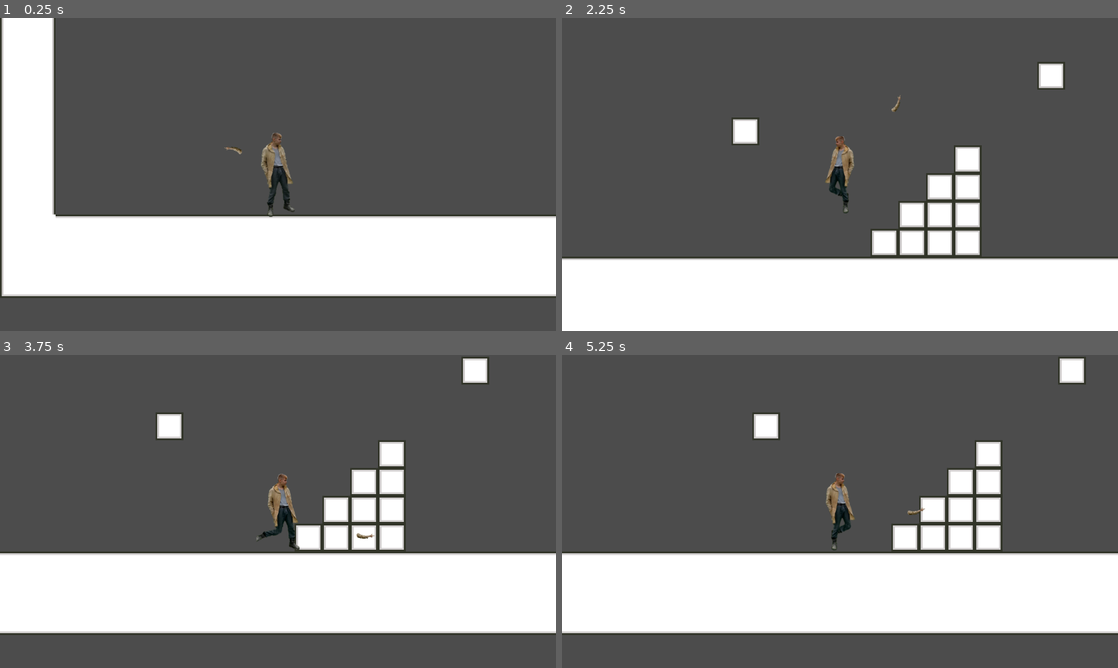
Above: before the commit, frames 1-4 (two rows, left to right).
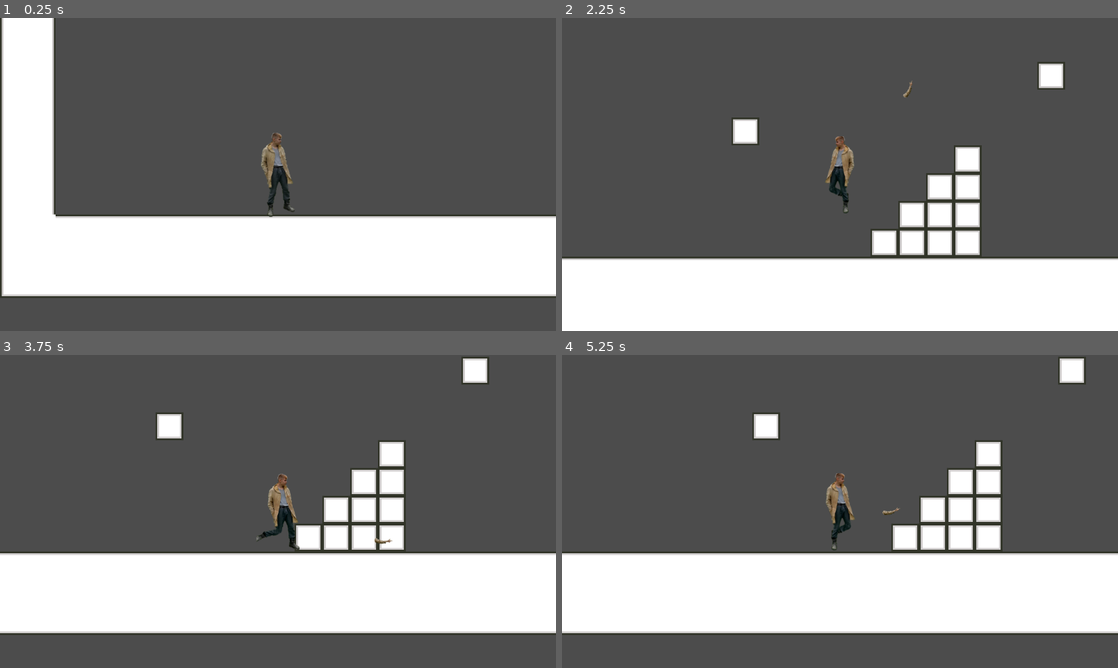
Above: after the commit, the same moments.

Repository: DrOnGeE/Artems-Geyms
Game: Godot game, scene res://SCN/BASICS_DEMO_LEVEL.tscn
The game is run twice, just before and just after one commit, with the same random seed, the same clock (stepped at 60 frames per second) and the same inputs.
Inputs (mouse positions are in pixels of both pictures, inside the frame that each line leads up to):
- Up to frame 1 (0.25 s): no input
- Up to frame 2 (2.25 s): tap Enter at 0.5 s; move the mouse to (789, 146) at 0.52 s; press the mouse at (789, 146) at 0.53 s; hold D (player_right) 0.53-2.03 s; tap Space (player_jump) at 0.77, 1.52 s; move the mouse to (728, 190) at 1.27 s; release the mouse at (728, 190) at 1.28 s; click (728, 190) at 1.35 s; move the mouse to (895, 105) at 2.02 s; press the mouse at (895, 105) at 2.03 s; hold A (player_left) from 2.03 s (still down)
- Up to frame 3 (3.75 s): move the mouse to (250, 574) at 2.77 s; release A (player_left) at 2.78 s; release the mouse at (250, 574) at 2.78 s; hold D (player_right) from 2.78 s (still down); click (250, 574) at 2.85 s; tap Space (player_jump) at 3.02 s; move the mouse to (444, 558) at 3.52 s; press the mouse at (444, 558) at 3.53 s
- Up to frame 4 (5.25 s): tap Space (player_jump) at 3.77, 4.52 s; move the mouse to (673, 464) at 4.27 s; release D (player_right) at 4.28 s; release the mouse at (673, 464) at 4.28 s; hold A (player_left) 4.28-5.03 s; click (673, 464) at 4.35 s; move the mouse to (867, 511) at 5.02 s; press the mouse at (867, 511) at 5.03 s; hold D (player_right) from 5.03 s (still down)

The runs differ from the first frame. In frame 1, less than 0.1% of the frame differs, in the area x 40-44%, y 41-44%; in frame 2, less than 0.1%; in frame 3, less than 0.1%, in the area x 64-71%, y 56-61%; in frame 4, less than 0.1%.

Commit message:
Little changes.

Diff:
--- a/Artem's Adventure/OBJ/HAND.tscn
+++ b/Artem's Adventure/OBJ/HAND.tscn
@@ -14,18 +14,17 @@
 script = ExtResource( 2 )
 
 [node name="Sprite" type="Sprite" parent="."]
-position = Vector2( 117, -0.5 )
+position = Vector2( 68, -0.5 )
 texture = ExtResource( 1 )
 __meta__ = {
 "_edit_group_": true
 }
 
 [node name="EdgePosition" type="Position2D" parent="."]
-visible = false
-position = Vector2( 131, -4 )
+position = Vector2( 82, -4 )
 
 [node name="Area2D" type="Area2D" parent="."]
-position = Vector2( 133, 0 )
+position = Vector2( 84, 0 )
 collision_layer = 2
 __meta__ = {
 "_edit_group_": true
@@ -35,7 +34,7 @@
 shape = SubResource( 2 )
 
 [node name="CollisionShape2D" type="CollisionShape2D" parent="."]
-position = Vector2( 124, 1 )
+position = Vector2( 75, 1 )
 shape = SubResource( 3 )
 
 [connection signal="mouse_entered" from="Area2D" to="." method="_on_Area2D_mouse_entered"]
--- a/Artem's Adventure/OBJ/PLAYER.tscn
+++ b/Artem's Adventure/OBJ/PLAYER.tscn
@@ -46,10 +46,10 @@
 [node name="CollisionPolygon2D" type="CollisionPolygon2D" parent="StaticBody2D"]
 position = Vector2( -72.9, 840 )
 scale = Vector2( 4.79688, 4.375 )
-polygon = PoolVector2Array( 15.1974, -259.657, -32, -248, -56, -224, -64, -192, -56, -160, -32, -136, 15.1974, -124.343, 15.1974, -133.486, -24, -144, -48, -168, -56, -192, -48, -216, -24, -240, 15.1974, -250.514 )
+polygon = PoolVector2Array( 15.1974, -259.657, -32, -248, -56, -224, -64, -192, -56, -160, -32, -136, 15.1974, -124.343, 15.1974, -128, -29.8319, -138.971, -53.1804, -162.743, -61.5192, -192, -53.1804, -221.257, -29.8319, -245.029, 15.1974, -256 )
 
 [node name="CollisionPolygon2D2" type="CollisionPolygon2D" parent="StaticBody2D"]
 position = Vector2( 72, -840 )
 rotation = 3.14137
 scale = Vector2( 4.79688, 4.375 )
-polygon = PoolVector2Array( 15.1974, -259.657, -32, -248, -56, -224, -64, -192, -56, -160, -32, -136, 15.1974, -124.343, 15.1974, -133.486, -24, -144, -48, -168, -56, -192, -48, -216, -24, -240, 15.1974, -250.514 )
+polygon = PoolVector2Array( 15.1974, -259.657, -32, -248, -56, -224, -64, -192, -56, -160, -32, -136, 15.1974, -124.343, 15.0353, -127.996, -29.9919, -138.979, -53.3357, -162.756, -60.0009, -192.014, -53.324, -221.27, -29.9708, -245.036, 15.0607, -255.996 )
--- a/Artem's Adventure/SRC/hand_movement.gd
+++ b/Artem's Adventure/SRC/hand_movement.gd
@@ -1,14 +1,14 @@
 extends KinematicBody2D
 
-export (int) var speed = 500
+export (int) var speed = 1000
 export (int) var move_back_speed = 200
 
 var velocity = Vector2()
 var pre_position = position
 
 func _ready():
-	#self.hide()
-	self.show()
+	self.hide()
+	#self.show()
 	#pre_position = position
 
 func _process(delta):
@@ -21,7 +21,7 @@
 		pre_position = position
 		#print("pressed")
 	if Input.is_action_pressed("hand_activate"):
-		#self.show()
+		self.show()
 		velocity = Vector2(speed, 0).rotated(rotation)
 
 	if Input.is_action_just_released("hand_activate"):
@@ -29,8 +29,8 @@
 		#print("released")
 
 func _unhandled_input(event):
-	#self.hide()
-	self.show()
+	self.hide()
+	#self.show()
 
 func _physics_process(delta):
 	velocity = move_and_slide(velocity)
